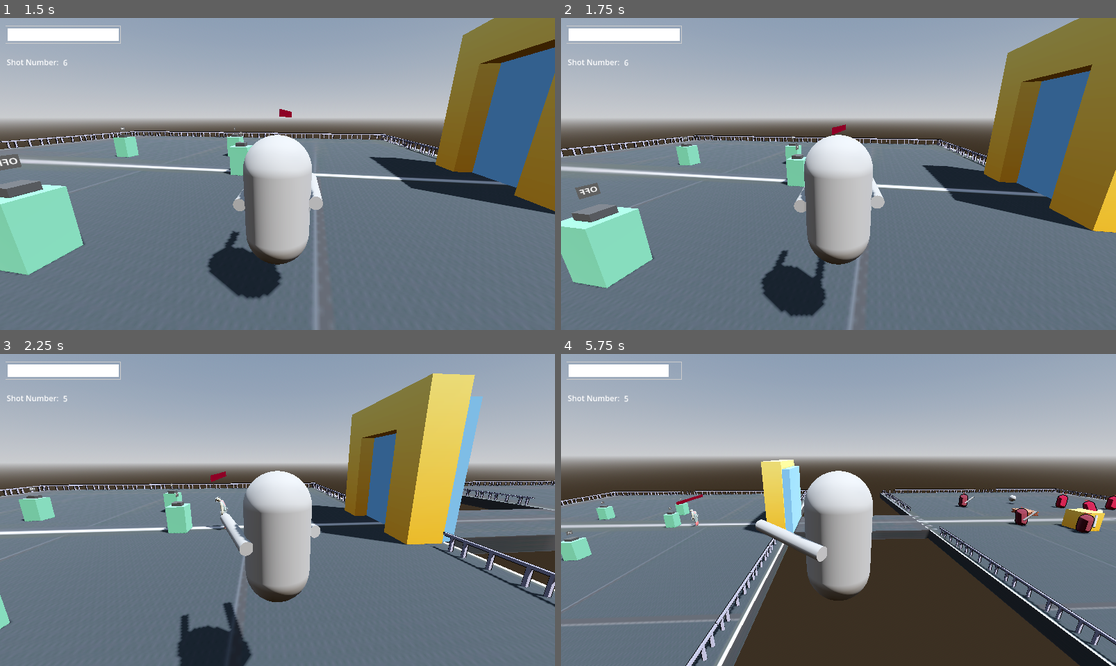
Above: before the commit, frames 1-4 (two rows, left to right).
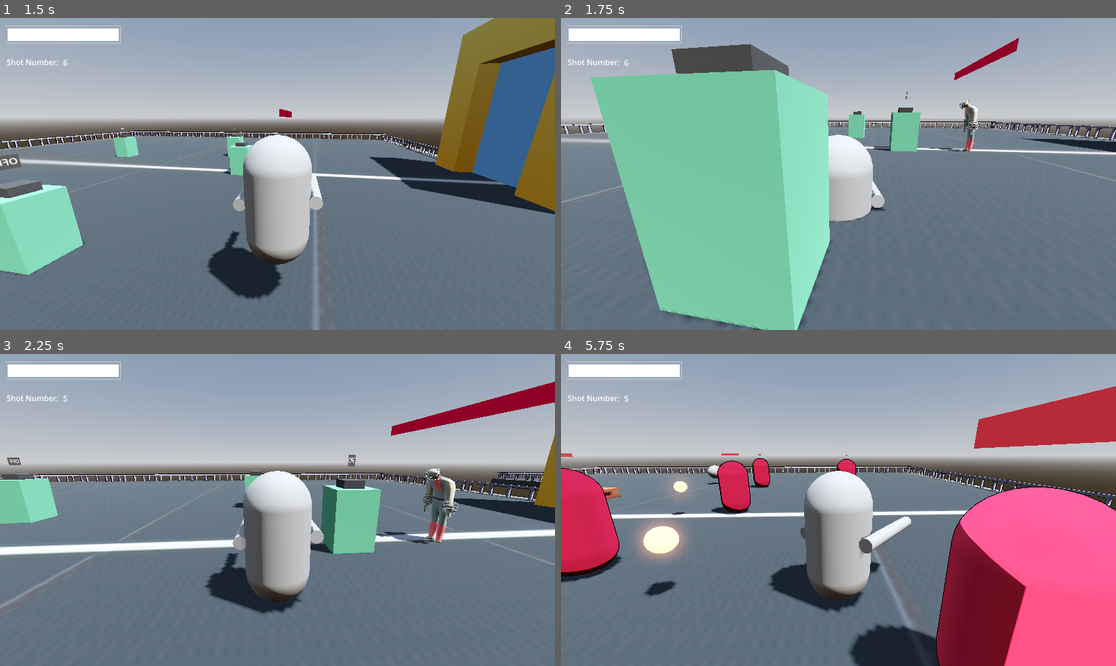
Above: after the commit, the same moments.

Repository: yashGhela/blame
Game: Godot game, scene res://levels/lab.tscn
Same seed, same stepped clock (60 frames per second), same inputs: the game is played once before the commit and once after it. The project has no main scene, so this scene is started directly.
Inputs (mouse positions are in pixels of both pictures, inside the frame that each line leads up to):
- Up to frame 1 (1.5 s): tap Enter at 0.5 s; move the mouse to (305, 174) at 0.52 s; hold W (forward) from 0.53 s (still down); tap R (floorslam) at 0.6 s; tap Space (jump) at 0.77 s; move the mouse to (249, 174) at 1.27 s; right-click (249, 174) at 1.35 s
- Up to frame 2 (1.75 s): keep holding W (forward); tap Space (jump) at 1.52 s; tap R (floorslam) at 1.55 s
- Up to frame 3 (2.25 s): keep holding W (forward); move the mouse to (288, 503) at 2.02 s; tap F (fire) at 2.1 s
- Up to frame 4 (5.75 s): keep holding W (forward); tap R (floorslam) at 2.3, 2.85, 3.8, 4.55, 5.3 s; move the mouse to (832, 516) at 2.77 s; tap Space (jump) at 3.02, 3.77, 4.52 s; move the mouse to (877, 513) at 3.52 s; click (877, 513) at 3.6 s; move the mouse to (794, 506) at 4.27 s; tap E (interact) at 4.35 s; move the mouse to (844, 510) at 5.02 s; tap Q (snap) at 5.1 s

Frame 1 is identical in both runs. In frame 2, 53% of the frame differs, in the area x 0-100%, y 0-100%; in frame 3, 26%; in frame 4, 46%.

Commit message:
ohhhhhh yeahhhhhh, just needs a collider now and its good

Diff:
--- a/gameplay-elements/playerthirdpers.tscn
+++ b/gameplay-elements/playerthirdpers.tscn
@@ -364,6 +364,10 @@
 [node name="CamOrigin" type="Node3D" parent="." unique_id=307443930]
 transform = Transform3D(0.99999994, 0, 0, 0, 0.9999997, 0, 0, 0, 0.99999976, 0, 0.43252575, 0)
 
+[node name="floorcast" type="RayCast3D" parent="CamOrigin" unique_id=1991592042]
+transform = Transform3D(1, 0, 0, 0, 0.70710695, -0.70710695, 0, 0.70710695, 0.70710695, 0, -0.43252584, 0)
+target_position = Vector3(0, 0, 100)
+
 [node name="CamPitch" type="Node3D" parent="CamOrigin" unique_id=40782520]
 transform = Transform3D(0.99999994, 0, 0, 0, 0.96592575, -0.25881904, 0, 0.258819, 0.9659258, 0, 0, 0)
 
@@ -381,10 +385,6 @@
 transform = Transform3D(1, 0, 0, 0, 1, 0, 0, 0, 1, 0, -0.9196032, 0)
 shape = SubResource("BoxShape3D_n7aa4")
 
-[node name="floorcast" type="RayCast3D" parent="." unique_id=1991592042]
-transform = Transform3D(1, 0, 0, 0, 0.70710677, -0.70710677, 0, 0.70710677, 0.70710677, 0, 0, 0)
-target_position = Vector3(0, 0, 10)
-
 [connection signal="body_entered" from="body/hand1/hand1area" to="." method="_on_hand_1_area_body_entered"]
 [connection signal="body_entered" from="body/hand2/hand2area" to="." method="_on_hand_2_area_body_entered"]
 [connection signal="animation_finished" from="basicanims" to="." method="_on_basicanims_animation_finished"]
--- a/scripts/playerthirdpers.gd
+++ b/scripts/playerthirdpers.gd
@@ -28,7 +28,7 @@
 @onready var pivot: Node3D = $CamOrigin/CamPitch/SpringArm3D
 @onready var camera_3d: Camera3D = $CamOrigin/CamPitch/SpringArm3D/Camera3D
 
-@onready var floorcast: RayCast3D = $floorcast
+@onready var floorcast: RayCast3D = $CamOrigin/floorcast
 
 
 var yaw =0.0
@@ -322,14 +322,11 @@
 		print(collider)
 
 		if collider and collider.is_in_group("Floor"):
-			var collider_pos = collider.global_position
-
-			var direction = collider_pos - global_position
-
-			var angle = atan2(direction.x, direction.z)
-
-			var target_position = collider_pos - direction  * SNAP_DISTANCE
-
+			var collision_point = floorcast.get_collision_point()
+			var collision_normal = floorcast.get_collision_normal()
+
+
+			var target_position = collision_point + (collision_point *0.1)
 			var tween = create_tween()
 			tween.set_trans(Tween.TRANS_SINE)
 			tween.set_ease(Tween.EASE_OUT)
@@ -338,10 +335,10 @@
 				self,
 				"global_position",
 				target_position,
-				3.0
+				0.2
 			)
 
-			var look_direction = collider_pos - body.global_position
+			var look_direction = collision_point - body.global_position
 			look_direction.y = 0
 
 			var target_angle = atan2(
@@ -357,7 +354,7 @@
 				body,
 				"rotation:y",
 				target_angle + deg_to_rad(90),
-				3.0
+				0.2
 			)
 
 			await tween.finished
